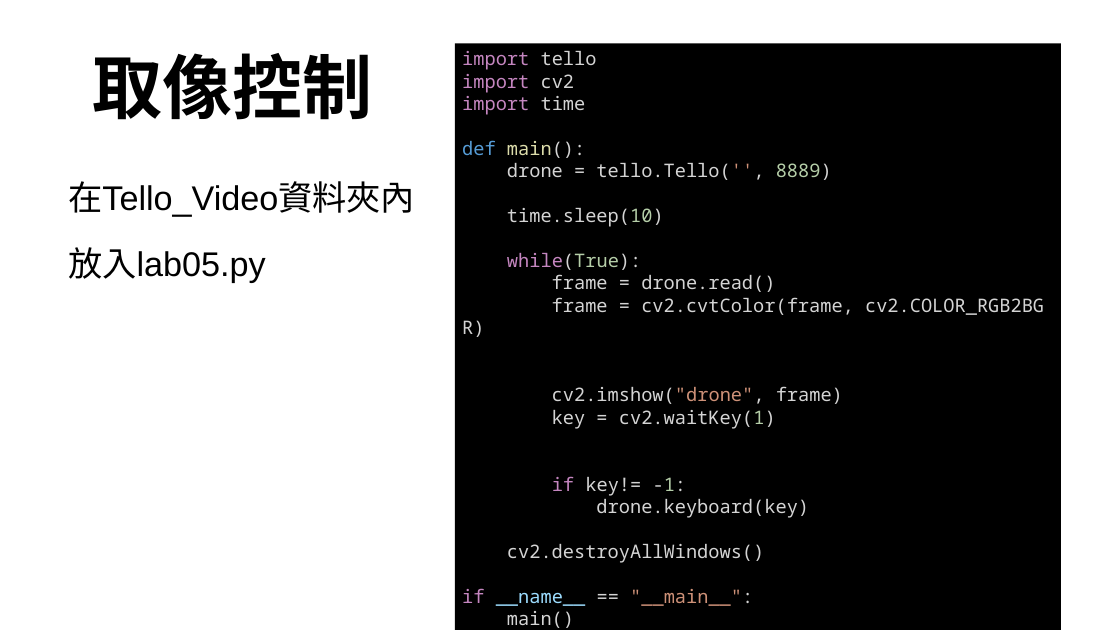
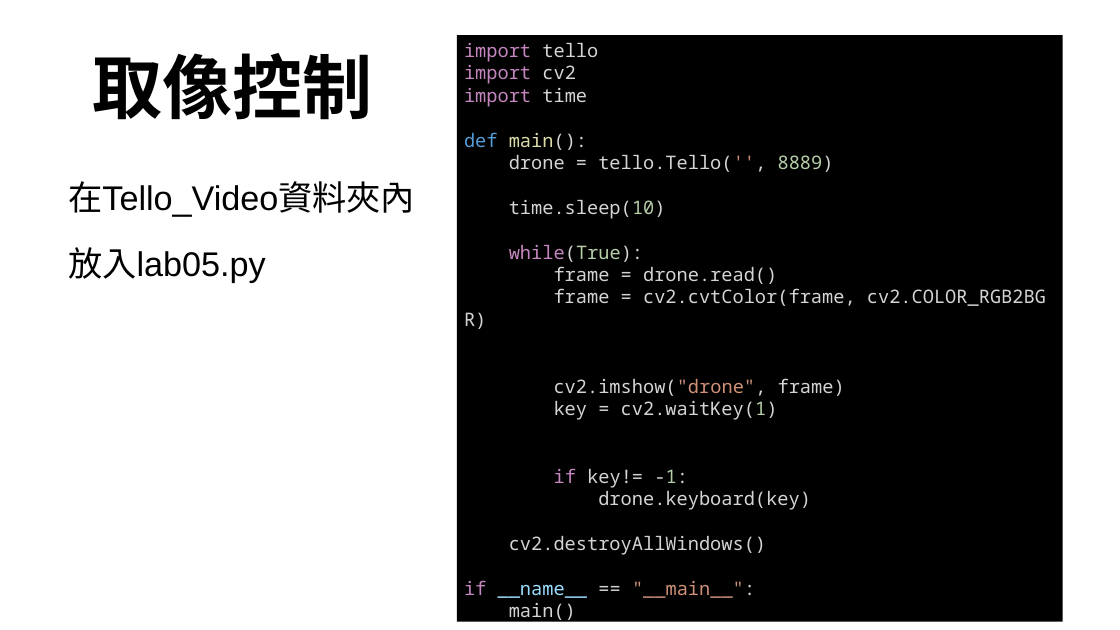
Before and after one commit to jayin92/NYCU-cv-and-uav, a slide deck: slide 23 of lab05/Lab05 .pptx. Drawn at 1120x630 pixels with LibreOffice and Linux fonts; fonts in the diff are those of the drawing. Boxes give left, top, right and bottom in pixels: in the first picture for what was removed or moved away, otherwise in the second. Text is boxed around its words. In the diff, an @@ line names an element or a change of style, - is before the commit and + after.

```diff
--- a/lab05/Lab05 .pptx
+++ b/lab05/Lab05 .pptx
@@ rectangle "import tello": place and size @@
-rectangle "import tello" at [455, 44, 1061, 630]
+rectangle "import tello" at [457, 35, 1063, 622]
```
Also in this commit, not shown: 1 other slide changed.
